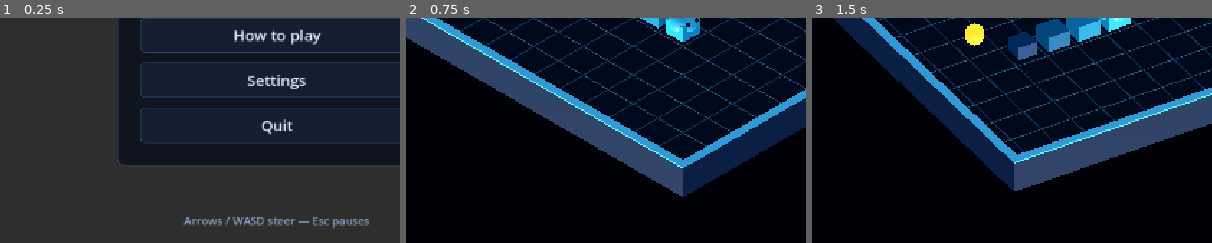
Above: before the commit, frames 1-3 (left to right).
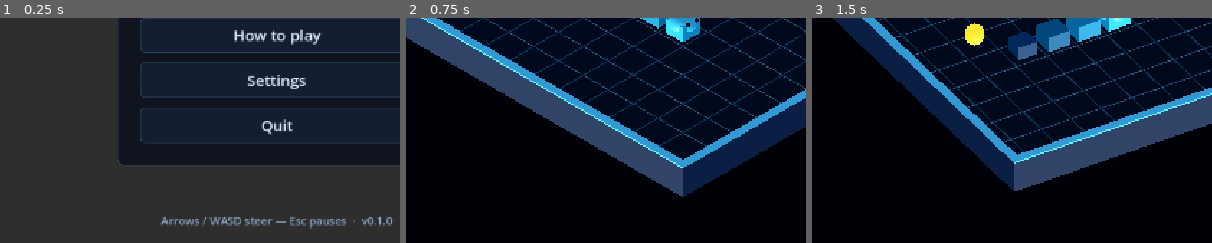
Above: after the commit, the same moments.

Repository: yinhaox/coil-3d
Game: Godot game, scene res://scenes/main.tscn
The game is run twice, just before and just after one commit, with the same random seed, the same clock (stepped at 60 frames per second) and the same inputs.
Inputs (mouse positions are % of the whole screen's width and height, from its top left):
- Up to frame 1 (0.25 s): no input
- Up to frame 2 (0.75 s): click "Play" at 0.5 s
- Up to frame 3 (1.5 s): tap Enter at 1.25 s; move the mouse to (72, 45) at 1.27 s; hold D (snake_right) from 1.28 s (still down); tap Q at 1.35 s; click (72, 45) at 1.42 s
The pictures show only the part of the screen within x 15-65%, y 50-100%; the shares and areas given below are measured in that part.

The runs differ from the first frame. In frame 1, 1.4% of the frame differs, in the area x 40-98%, y 88-94%; in frame 2, nothing differs; in frame 3, nothing differs.

Commit message:
story: show the project version in the main menu footer

Diff:
--- a/src/ui/main_menu.gd
+++ b/src/ui/main_menu.gd
@@ -8,6 +8,11 @@
 signal how_to_play_requested
 signal settings_requested
 signal quit_requested
+
+const VERSION_SETTING := "application/config/version"
+const FOOTER_HINT := "Arrows / WASD steer — Esc pauses"
+const FOOTER_VERSION_SEPARATOR := "  ·  "
+const VERSION_PREFIX := "v"
 
 ## Injected by AppRoot before the menu enters the tree; a standalone instance
 ## (tests) simply plays no click cue.
@@ -30,7 +35,7 @@
 	_how_to_play_button.text = tr("How to play")
 	_settings_button.text = tr("Settings")
 	_quit_button.text = tr("Quit")
-	_footer_label.text = tr("Arrows / WASD steer — Esc pauses")
+	_footer_label.text = _footer_text()
 	var buttons: Array[Button] = [
 		_play_button, _how_to_play_button, _settings_button, _quit_button
 	]
@@ -38,6 +43,19 @@
 	if audio != null:
 		audio.wire_buttons(buttons)
 	_play_button.grab_focus()
+
+
+## The version declared in project.godot; empty when the project sets none.
+static func project_version() -> String:
+	return str(ProjectSettings.get_setting(VERSION_SETTING, "")).strip_edges()
+
+
+func _footer_text() -> String:
+	var hint := tr(FOOTER_HINT)
+	var version := project_version()
+	if version.is_empty():
+		return hint
+	return hint + FOOTER_VERSION_SEPARATOR + VERSION_PREFIX + version
 
 
 func _on_play_pressed() -> void:
--- a/tests/run_tests.gd
+++ b/tests/run_tests.gd
@@ -204,6 +204,13 @@
 	_check(menu.theme == AppTheme.shared(), "the main menu installs the app theme")
 	var menu_title := menu.get_node_or_null("Center/Panel/Margin/VBox/TitleLabel") as Label
 	_check(menu_title != null and not menu_title.text.is_empty(), "the main menu writes its title")
+	var version := MainMenu.project_version()
+	_check(not version.is_empty(), "project.godot records a version")
+	var footer := menu.get_node_or_null("FooterLabel") as Label
+	_check(
+		footer != null and footer.text.contains(version),
+		"the main menu footer text contains the project version"
+	)
 	var play := menu.get_node_or_null("Center/Panel/Margin/VBox/PlayButton") as Button
 	var how_to := menu.get_node_or_null("Center/Panel/Margin/VBox/HowToPlayButton") as Button
 	var quit := menu.get_node_or_null("Center/Panel/Margin/VBox/QuitButton") as Button
Binary file added: production/qa/evidence/menu-version-footer/main-menu.png
Not shown, added: production/qa/evidence/menu-version-footer/capture-main-menu.log
Not shown, added: production/qa/evidence/menu-version-footer/check.log
Not shown, added: production/qa/evidence/menu-version-footer/index.md
Not shown, added: production/qa/evidence/menu-version-footer/run.log
Not shown, added: production/qa/evidence/menu-version-footer/test.log
